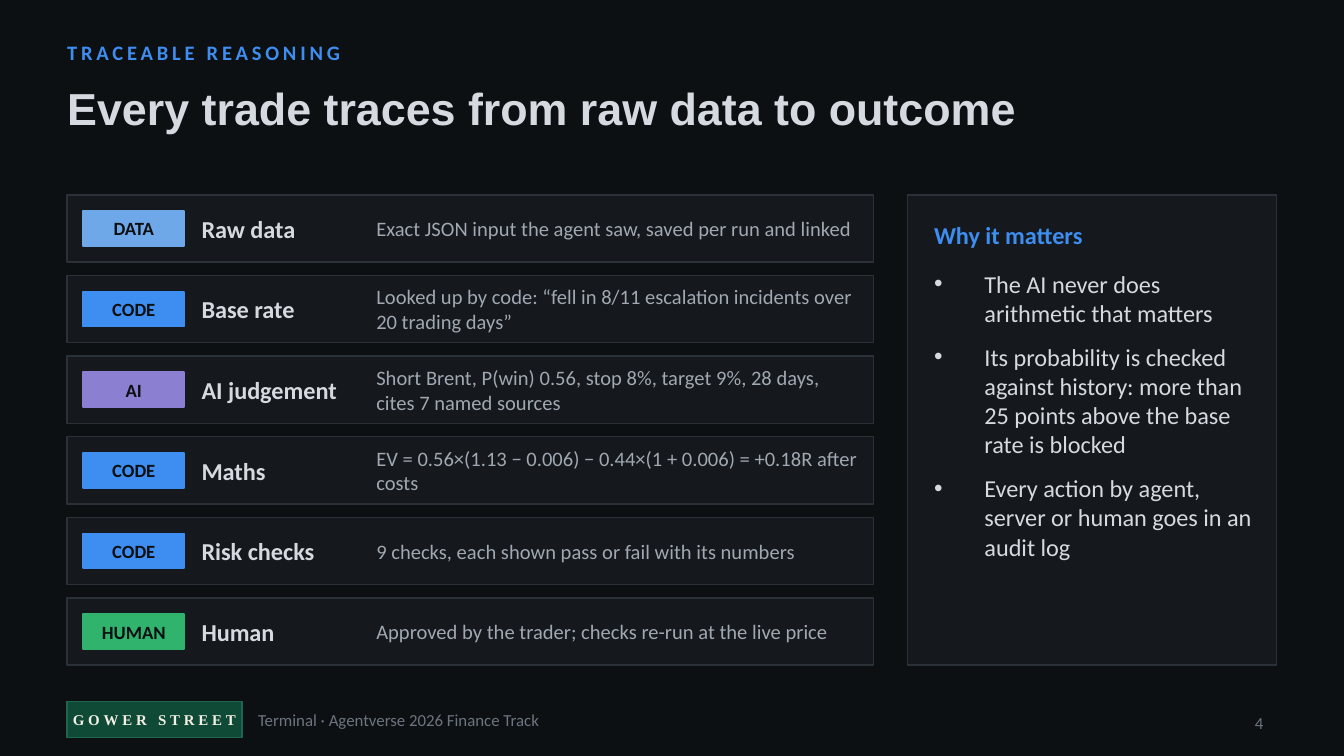
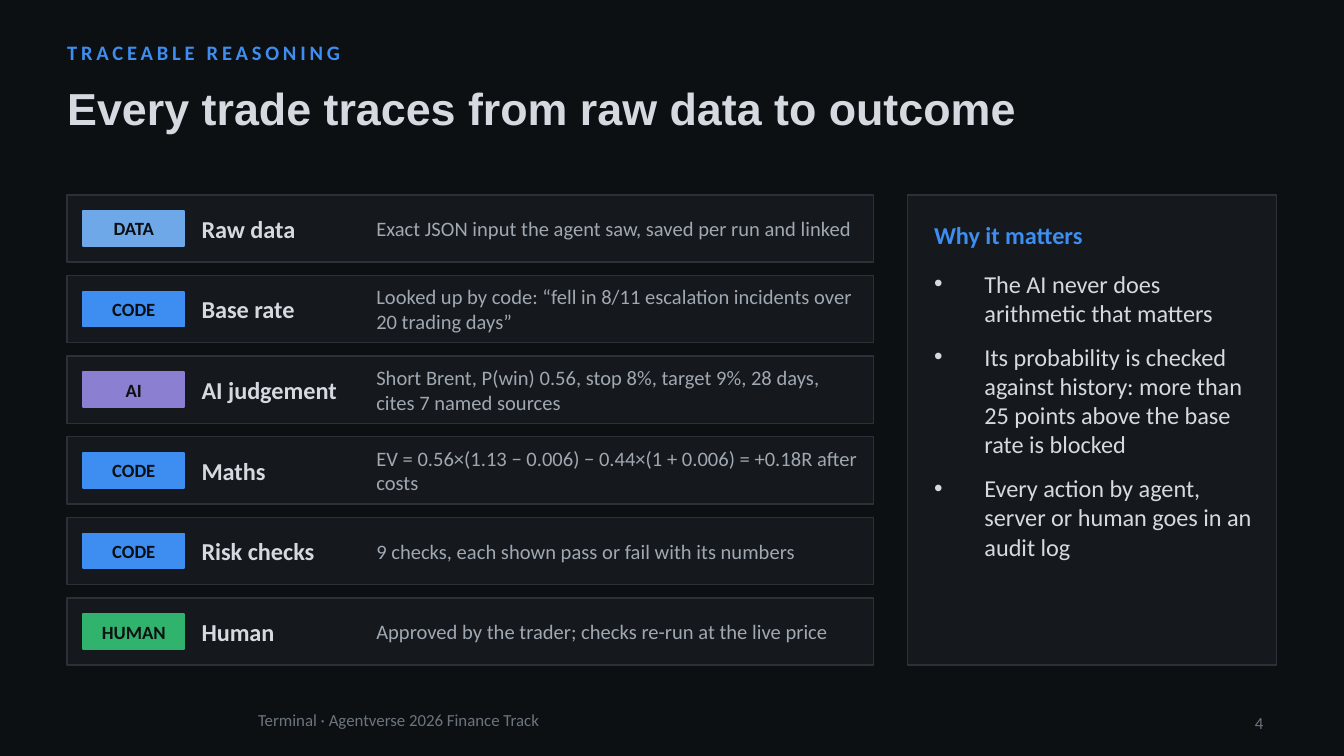
Before and after one commit to itsaminzare/gower-street-terminal, a slide deck: slide 4 of deck/Gower-Street-Terminal-pitch.pptx. Drawn at 1344x756 pixels with LibreOffice and Linux fonts; fonts in the diff are those of the drawing; background and template pictures are left out. Boxes give left, top, right and bottom in pixels: in the first picture for what was removed or moved away, otherwise in the second. Text is boxed around its words. In the diff, an @@ line names an element or a change of style, - is before the commit and + after.

```diff
--- a/deck/Gower-Street-Terminal-pitch.pptx
+++ b/deck/Gower-Street-Terminal-pitch.pptx
@@ rectangle removed at [67,702,242,738] @@
@@ text removed at [73,715,236,725] @@
-GOWER STREET
```
Also in this commit, not shown: 10 other slides changed, 10 other files.
